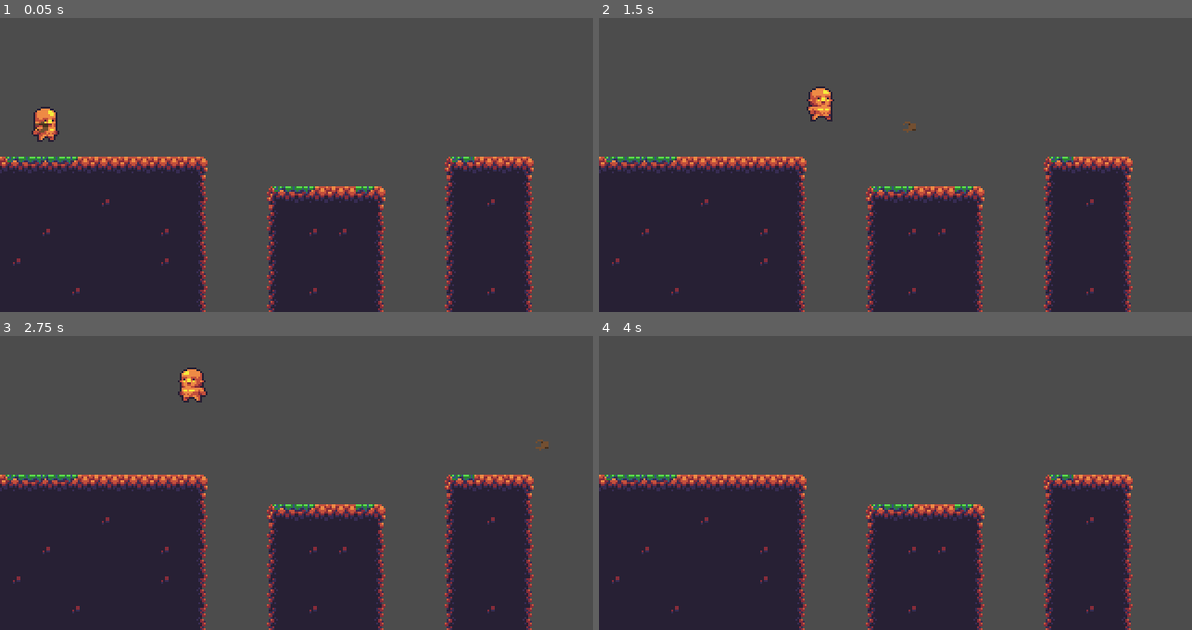
Above: before the commit, frames 1-4 (two rows, left to right).
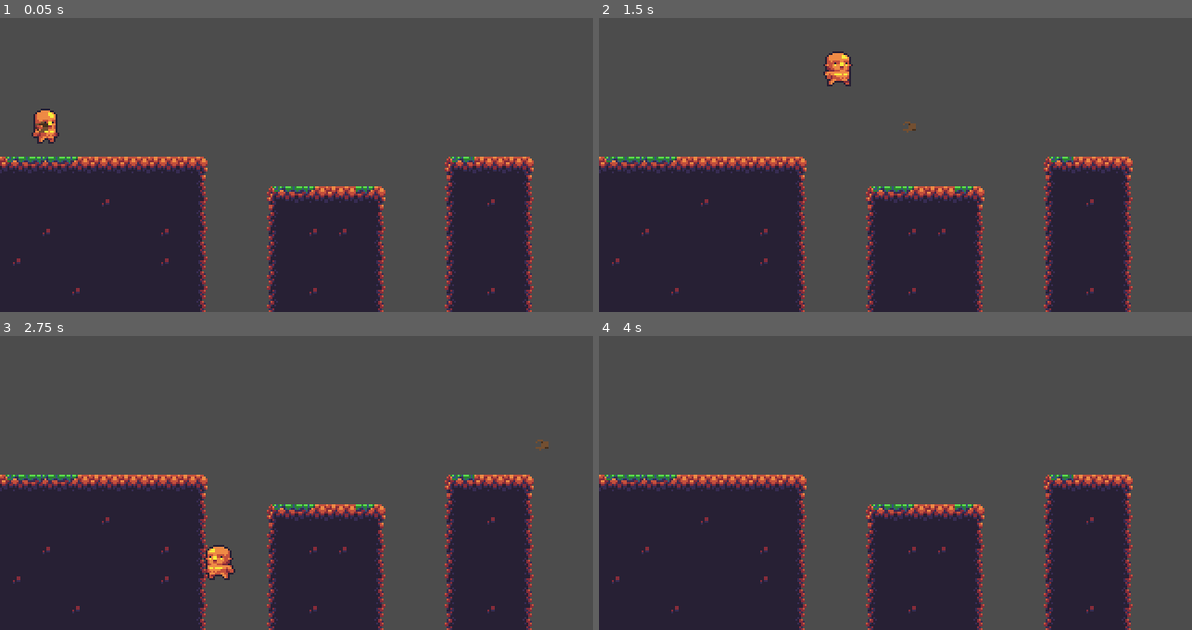
Above: after the commit, the same moments.

Repository: John2324/GameJam
Game: Godot game, scene res://Scenes/Stage1.tscn
Two runs of this game, one before a commit and one after it. Both use one fixed random seed, a clock stepped at 60 frames per second and the inputs below.
Inputs:
- Up to frame 1 (0.05 s): no input
- Up to frame 2 (1.5 s): tap Enter at 0.5 s; hold Up (up) 0.53-1.28 s; hold Right (right) from 0.53 s (still down); tap Up (up) at 1.35 s
- Up to frame 3 (2.75 s): tap Up (up) at 1.52, 1.82 s; release Right (right) at 2.03 s; hold Left (left) from 2.03 s (still down); hold Up (up) from 2.03 s (still down)
- Up to frame 4 (4 s): release Left (left) at 2.78 s; release Up (up) at 2.78 s; hold Right (right) from 2.78 s (still down); tap Up (up) at 2.85, 3.02, 3.32 s; hold Up (up) from 3.53 s (still down)

The runs differ from the first frame. In frame 1, 0.2% of the frame differs, in the area x 5-10%, y 30-43%; in frame 2, 0.9%; in frame 3, 0.9%, in the area x 30-40%, y 10-84%; in frame 4, nothing differs.

Commit message:
Change player variable values

Diff:
--- a/Scripts/player.gd
+++ b/Scripts/player.gd
@@ -1,11 +1,10 @@
 extends KinematicBody2D
 
-const SPEED = 100
-const Gravity = 10
-const Jump_Power = -250
-const FLOOR = Vector2(0, -1)
+const SPEED = 110
+const GRAVITY = 20
+const JUMP_POWER = -350
+const FLOOR = Vector2.UP
 
-var on_ground = false
 var velocity = Vector2(0,0)
 
 func _physics_process(delta):
@@ -18,20 +17,15 @@
 		$AnimatedSprite.play('run')
 		velocity.x = -SPEED
 	else:
-		velocity.x = lerp(velocity.x, 0, 0.3)
+		velocity.x = lerp(velocity.x, 0, 0.2)
 		$AnimatedSprite.play('idel')
 
-	if Input.is_action_pressed("up"):
-		if on_ground == true:
-			velocity.y = Jump_Power
-			on_ground = false
+
+	velocity.y += GRAVITY
 
 
-	velocity.y += Gravity
-	if is_on_floor():
-		on_ground = true
-	else:
-		on_ground = false
+	if Input.is_action_just_pressed("up") and is_on_floor():
+		velocity.y = JUMP_POWER
 
 
 	velocity = move_and_slide(velocity, FLOOR)
